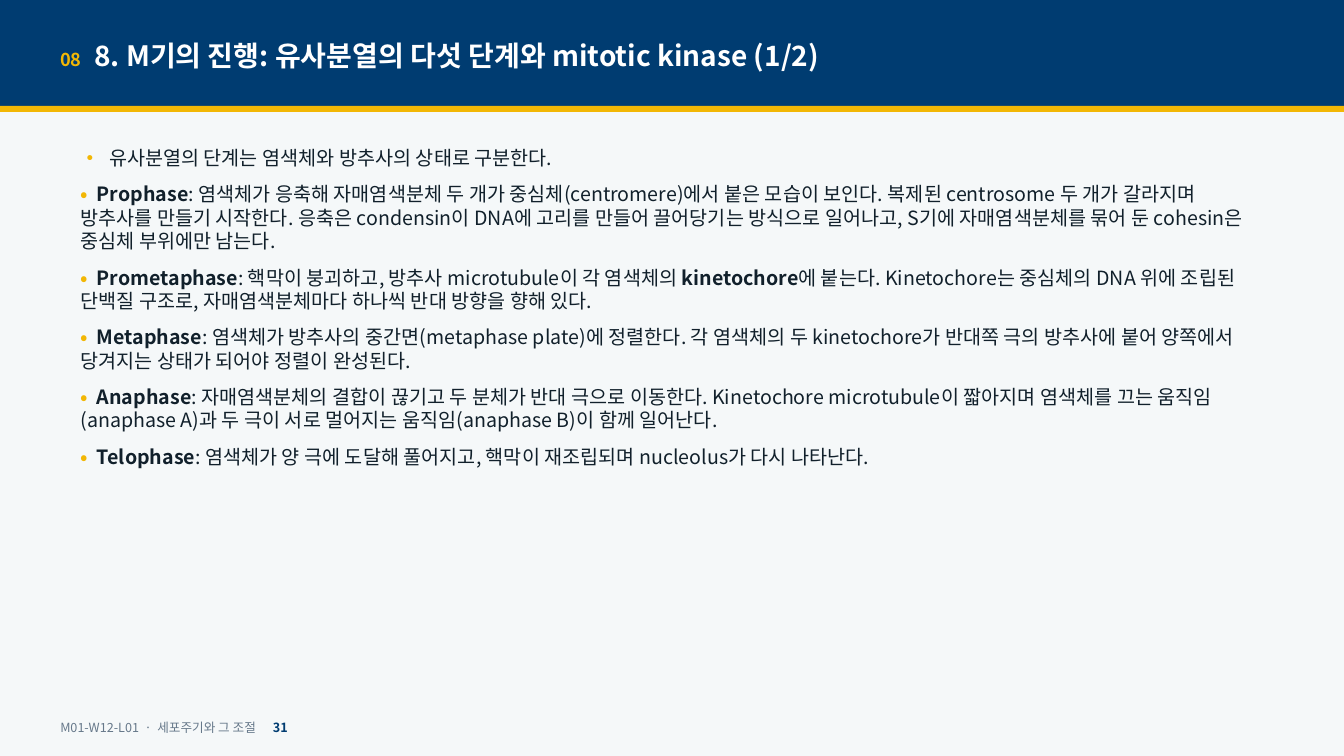
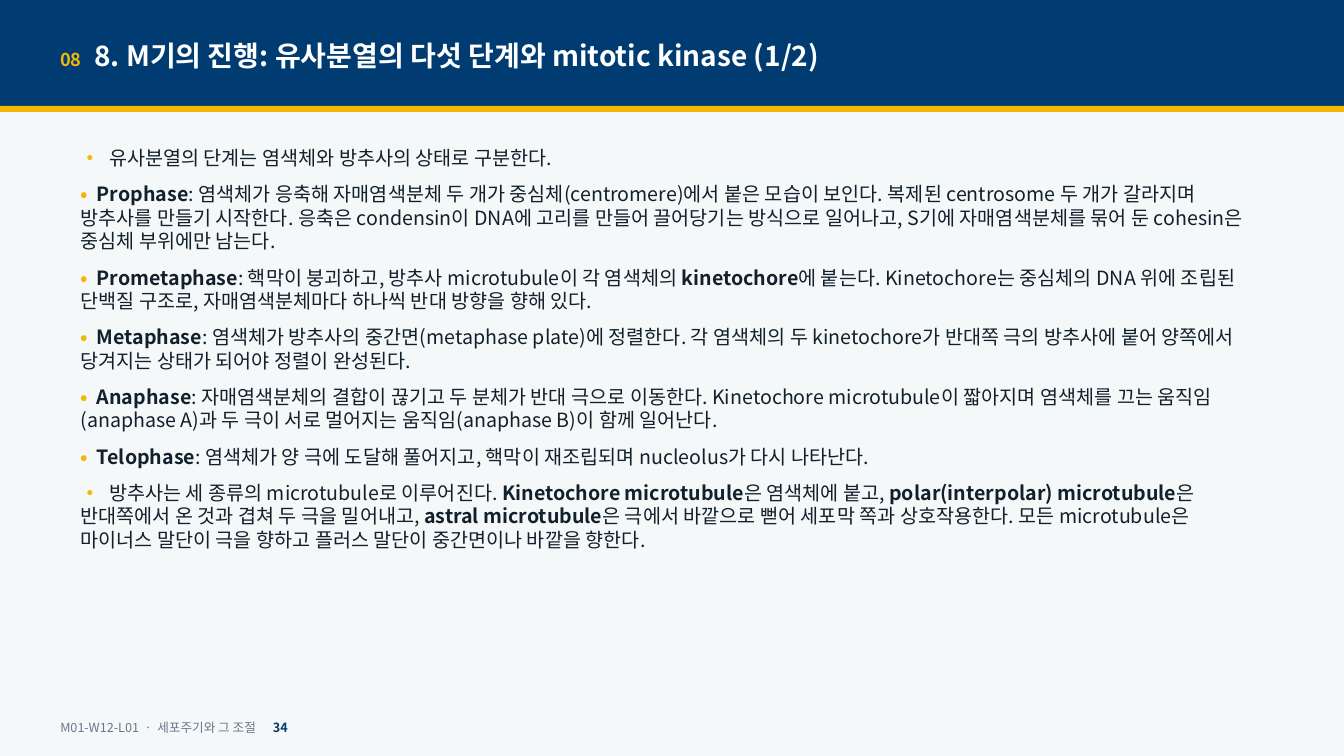
Before and after one commit to hoperiasd2/hoperiasd2.github.io, a slide deck: slide 34 of curriculum/M01/W12/L01/slides.pptx (slide 31 before the commit). Drawn at 1344x756 pixels with LibreOffice and Linux fonts; fonts in the diff are those of the drawing. Boxes give left, top, right and bottom in pixels: in the first picture for what was removed or moved away, otherwise in the second. Text is boxed around its words. In the diff, an @@ line names an element or a change of style, - is before the commit and + after.

```diff
--- a/curriculum/M01/W12/L01/slides.pptx
+++ b/curriculum/M01/W12/L01/slides.pptx
@@ text at (80,483,1195,549): paragraph added @@
+• 방추사는 세 종류의 microtubule로 이루어진다. Kinetochore microtubule은 염색체에 붙고, polar(interpolar) microtubule은 반대쪽에서 온 것과 겹쳐 두 극을 밀어내고, astral microtubule은 극에서 바깥으로 뻗어 세포막 쪽과 상호작용한다. 모든 microtubule은 마이너스 말단이 극을 향하고 플러스 말단이 중간면이나 바깥을 향한다.
@@ text at (60,721,288,733): text changed @@
-M01-W12-L01 · 세포주기와 그 조절 31
+M01-W12-L01 · 세포주기와 그 조절 34
```
Also in this commit, not shown: 44 other slides changed, 9 slides added, 29 other files.
